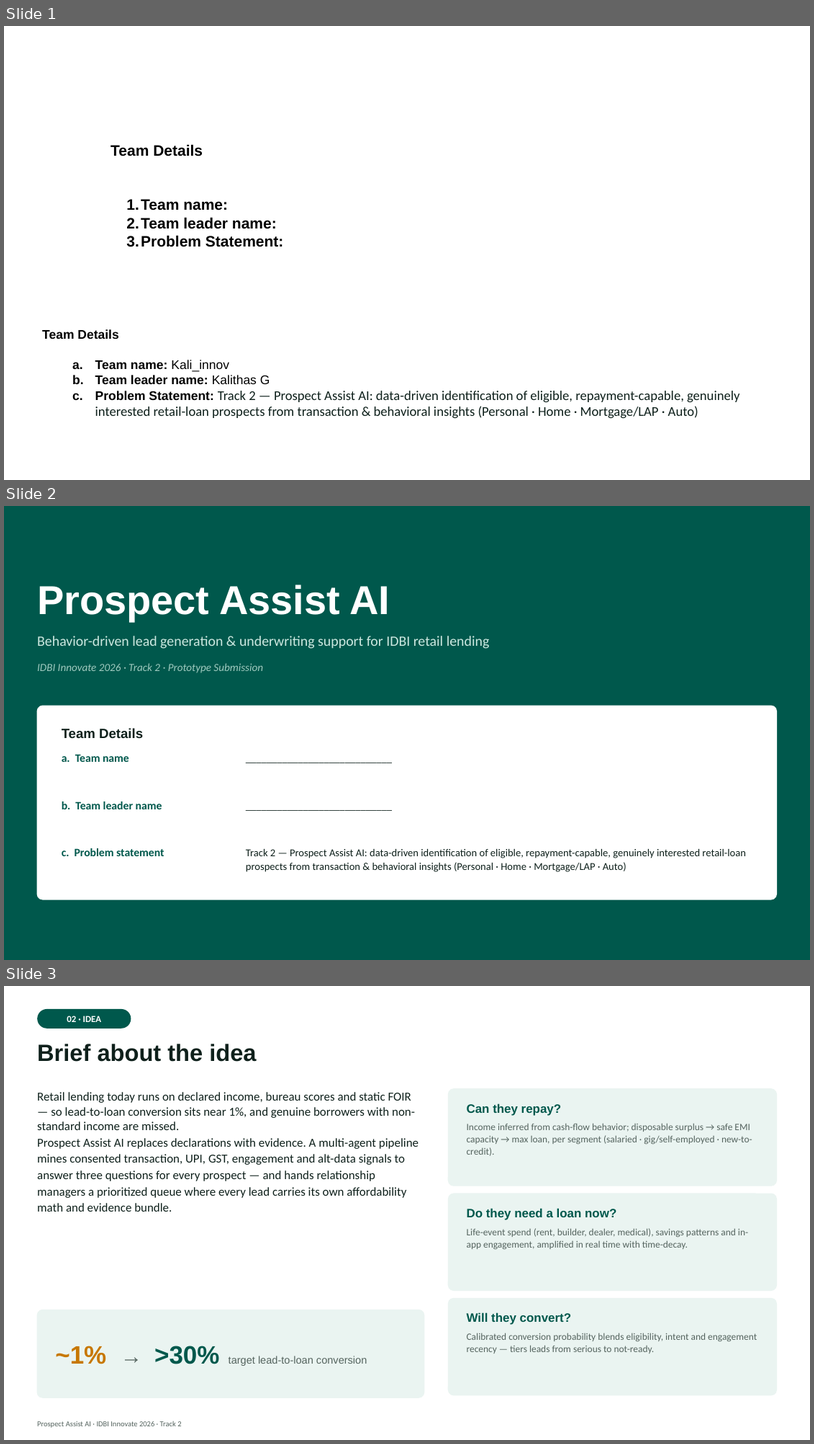
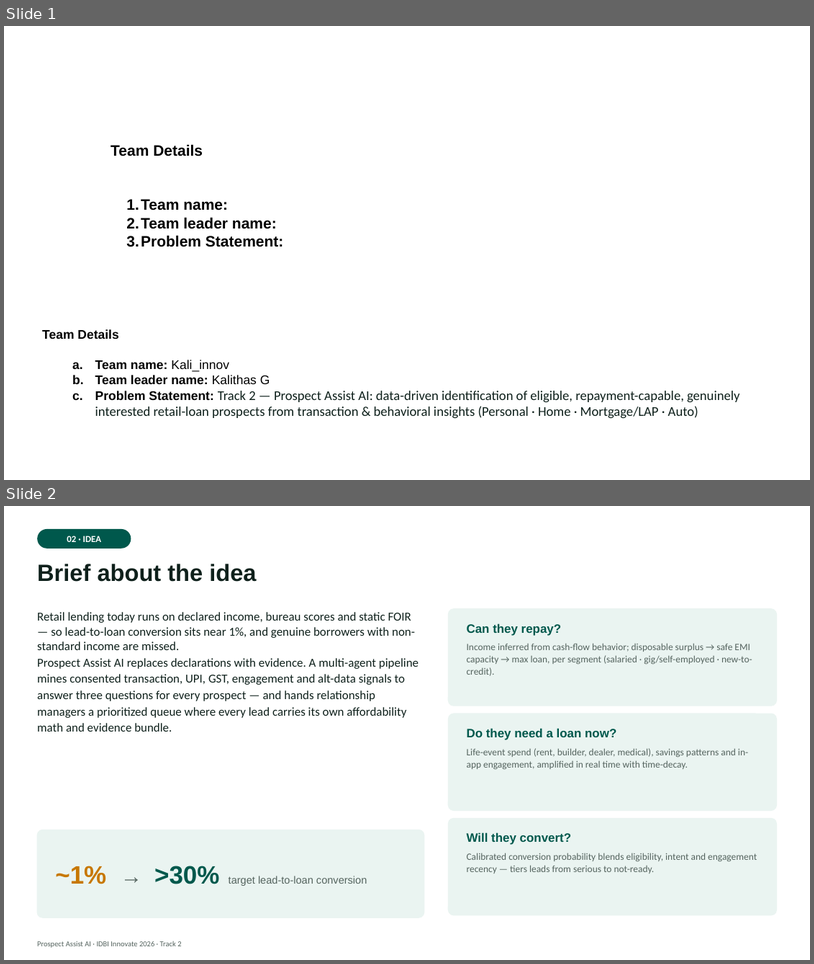
Before and after one commit to KalithasG/prospect-assist-ai, a slide deck: Prospect_Assist_AI_Submission_Deck.pptx. Shown one above the other, each under a label of ours: slides 1, 2 and 3 before the commit, slides 1 and 2 after it. The pictures are 814x1444 and 814x964 pixels, drawn with LibreOffice and Linux fonts; fonts in the diff are those of the drawing; background and template pictures are left out. Boxes give left, top, right and bottom in pixels: in the first picture for what was removed or moved away, otherwise in the second. Text is boxed around its words. In the diff, an @@ line names an element or a change of style, - is before the commit and + after.

```diff
--- a/Prospect_Assist_AI_Submission_Deck.pptx
+++ b/Prospect_Assist_AI_Submission_Deck.pptx
@@ slide 2 removed at [4,506,810,960], background #00584C @@
@@ text removed at [37,584,390,621] @@
-Prospect Assist AI
@@ text removed at [37,636,490,649] @@
-Behavior-driven lead generation & underwriting support for IDBI retail lending
@@ text removed at [37,663,263,673] @@
-IDBI Innovate 2026 · Track 2 · Prototype Submission
@@ rounded rectangle removed at [37,705,777,899] @@
@@ text removed at [62,728,143,738] @@
-Team Details
@@ text removed at [62,754,129,762] @@
-a. Team name
@@ text removed at [246,751,754,796] @@
-____________________________
@@ text removed at [62,801,162,809] @@
-b. Team leader name
@@ text removed at [246,798,754,844] @@
-____________________________
@@ text removed at [62,848,164,856] @@
-c. Problem statement
@@ text removed at [246,849,746,872] @@
-Track 2 — Prospect Assist AI: data-driven identification of eligible, repayment-capable, genuinely interested retail-loan prospects from transaction & behavioral insights (Personal · Home · Mortgage/LAP · Auto)
@@ what was slide 3 is now slide 2 @@
```
Also in this commit, not shown: 1 slide added, 1 other slide removed, 3 other files.
